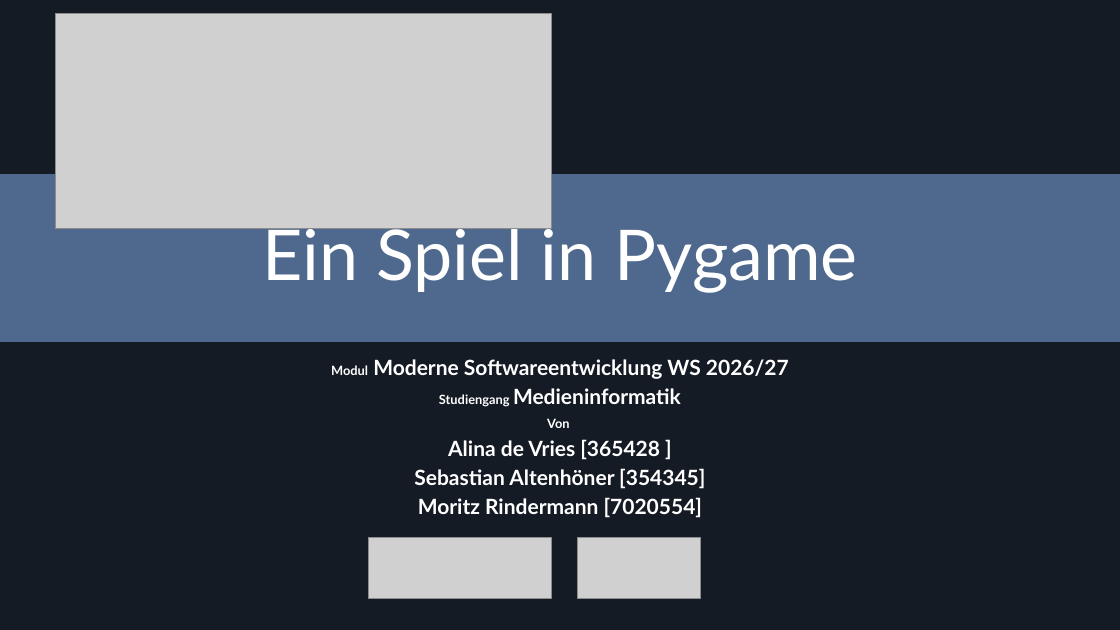
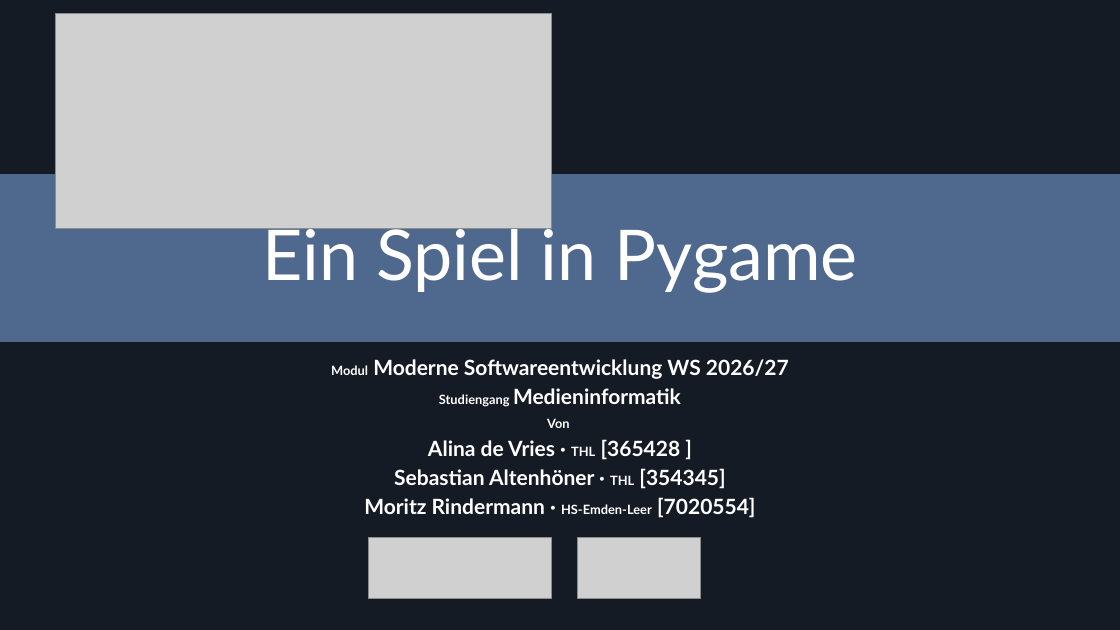
Before and after one commit to Dolokan/MSE_Roguelike, a slide deck: slide 1 of Moderne Softwareentwicklung Zwischenpräsentation.pptx. Drawn at 1120x630 pixels with LibreOffice and Linux fonts; fonts in the diff are those of the drawing; grey boxes stand for pictures. Boxes give left, top, right and bottom in pixels: in the first picture for what was removed or moved away, otherwise in the second. Text is boxed around its words. In the diff, an @@ line names an element or a change of style, - is before the commit and + after.

Commit message:
formatted title

```diff
--- a/Moderne Softwareentwicklung Zwischenpräsentation.pptx
+++ b/Moderne Softwareentwicklung Zwischenpräsentation.pptx
@@ subtitle at box(364, 439, 755, 518): text changed @@
-Alina de Vries [365428 ]
-Sebastian Altenhöner [354345]
-Moritz Rindermann [7020554]
+Alina de Vries · THL [365428 ]
+Sebastian Altenhöner · THL [354345]
+Moritz Rindermann · HS-Emden-Leer [7020554]
```
